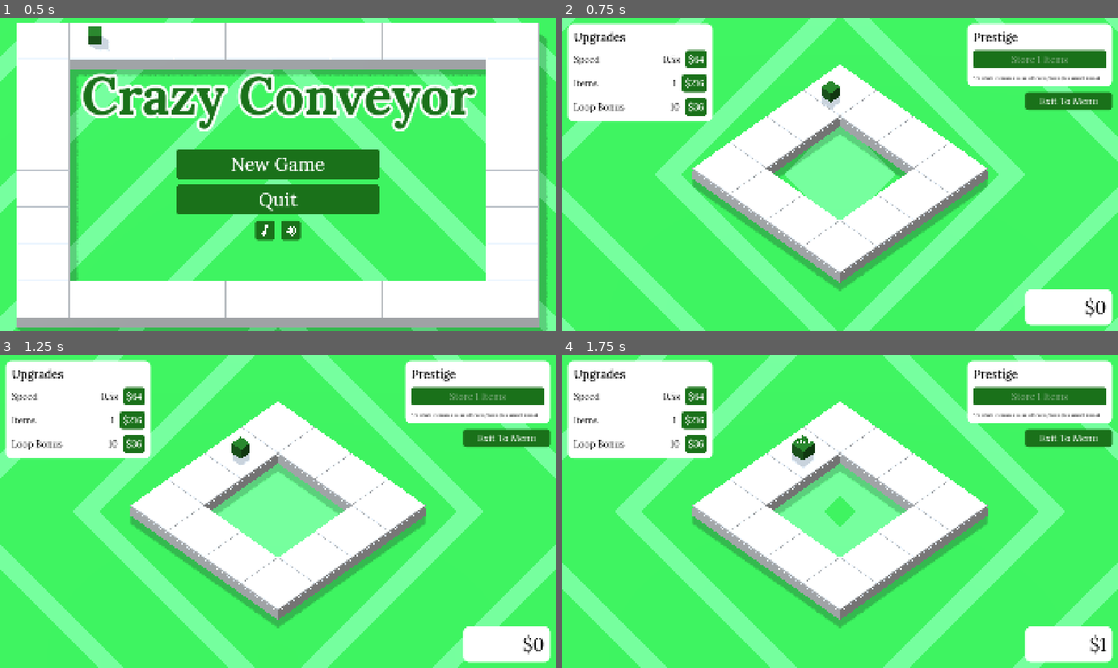
Above: before the commit, frames 1-4 (two rows, left to right).
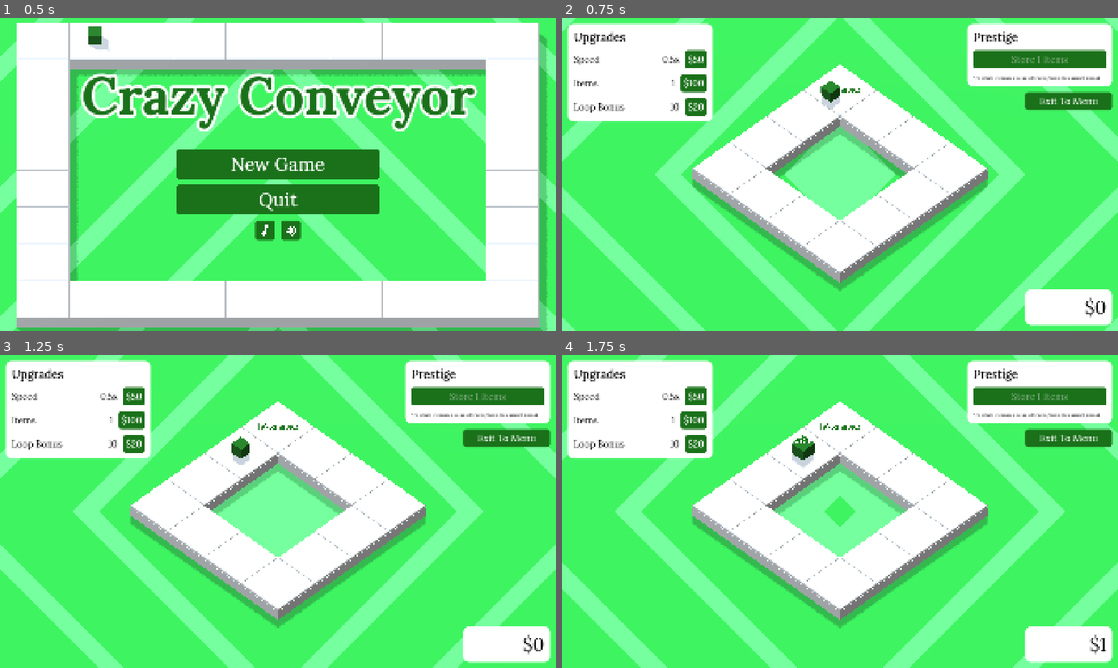
Above: after the commit, the same moments.

Repository: billyhawkes/crazy-conveyer
Game: Godot game, scene res://scenes/main_menu.tscn
The game is run twice, just before and just after one commit, with the same random seed, the same clock (stepped at 60 frames per second) and the same inputs.
Inputs:
- Up to frame 1 (0.5 s): no input
- Up to frame 2 (0.75 s): click "New Game" at 0.5 s
- Up to frame 3 (1.25 s): no input
- Up to frame 4 (1.75 s): click "$64" (after the commit: "$50") at 1.25 s

Frame 1 is identical in both runs. In frame 2, 0.3% of the frame differs, in the area x 18-54%, y 10-32%; in frame 3, 0.3%; in frame 4, 0.3%.

Commit message:
improve: track with bonus label, exponential algorithm, and more

Diff:
--- a/globals/globals.gd
+++ b/globals/globals.gd
@@ -18,9 +18,9 @@
 
 func get_upgrade_cost():
 	return {
-		"speed": ((levels.speed + 1) * 2) ** 3,
-		"items": ((levels.items + 1) * 3) ** 3,
-		"loop": ((levels.loop + 2) * 2) ** 2,
+		"speed": 50 * (levels.speed ** 3),
+		"items": 100 * (levels.items ** 3),
+		"loop": 20 * (levels.loop ** 2),
 	}
 
 func get_value():
--- a/scenes/indicator.tscn
+++ b/scenes/indicator.tscn
@@ -20,4 +20,4 @@
 text = "+1"
 font = SubResource("FontVariation_t3fs7")
 font_size = 500
-outline_size = 80
+outline_size = 100
--- a/scenes/item.gd
+++ b/scenes/item.gd
@@ -58,7 +58,7 @@
 
 		# Indicator of value
 		var indicator_text: String = ""
-		indicator_text = str("$", processing_value)
+		indicator_text = str("$", int(processing_value))
 		var indicator = Indicator.create(indicator_text)
 		add_child(indicator)
 
@@ -70,7 +70,7 @@
 
 			# Wait and show indicator
 			await get_tree().create_timer(0.2).timeout
-			var loop_indicator = Indicator.create(str("$", loop_value))
+			var loop_indicator = Indicator.create(str("$", int(loop_value)))
 			add_child(loop_indicator)
 
 		await get_tree().create_timer(processing.speed).timeout
--- a/scenes/mute_buttons.tscn
+++ b/scenes/mute_buttons.tscn
@@ -16,7 +16,7 @@
 
 [node name="MusicButton" type="Button" parent="."]
 unique_name_in_owner = true
-custom_minimum_size = Vector2(68, 0)
+custom_minimum_size = Vector2(68, 68)
 layout_mode = 2
 
 [node name="MusicOn" type="TextureRect" parent="MusicButton"]
--- a/scenes/track.gd
+++ b/scenes/track.gd
@@ -8,7 +8,7 @@
 @onready var value_button: Button = %ValueButton
 @onready var value_label: Label = %ValueLabel
 @onready var title: Label = %Title
-
+@onready var bonus_label: Label3D = %BonusLabel
 const TRACK_POSITIONS: Array[Vector3] = [
 	Vector3(0.0, 0.0, 0.0),
 	Vector3(0.0, 0.0, 1.0),
@@ -47,8 +47,8 @@
 
 func get_upgrade_cost():
 	return {
-		"speed": (levels.speed + 1) ** 3,
-		"value": (levels.value + 1) ** 2
+		"speed": 8 * (levels.speed ** 2),
+		"value": 4 * int(levels.value ** 1.5)
 	}
 
 func reset() -> void:
@@ -65,6 +65,8 @@
 	var index = get_index()
 	if game_enabled:
 		global_position = TRACK_POSITIONS[index] * 2
+		if index == 0:
+			bonus_label.visible = true
 	upgrade_menu.visible = false
 	render_ui()
 
--- a/scenes/track.tscn
+++ b/scenes/track.tscn
@@ -97,6 +97,15 @@
 layout_mode = 2
 text = "$10"
 
+[node name="BonusLabel" type="Label3D" parent="."]
+unique_name_in_owner = true
+transform = Transform3D(0.70710677, -0.70710677, -3.090862e-08, 0, -4.371139e-08, 1, -0.70710677, -0.70710677, -3.090862e-08, 0, 0.5854953, 0)
+visible = false
+outline_modulate = Color(0.101960786, 0.44313726, 0.101960786, 1)
+text = "Bonus"
+font_size = 100
+outline_size = 20
+
 [connection signal="mouse_entered" from="." to="." method="_on_mouse_entered"]
 [connection signal="mouse_exited" from="." to="." method="_on_mouse_exited"]
 [connection signal="pressed" from="UpgradeMenu/PanelContainer/VBoxContainer/Header/CloseButton" to="." method="_on_close_button_pressed"]
Not shown, changed: .DS_Store
Not shown, changed: README.md
Not shown, changed: audio/audacity/click.aup3-shm
Not shown, changed: audio/audacity/click.aup3-wal
Not shown, added: audio/click.aup3
